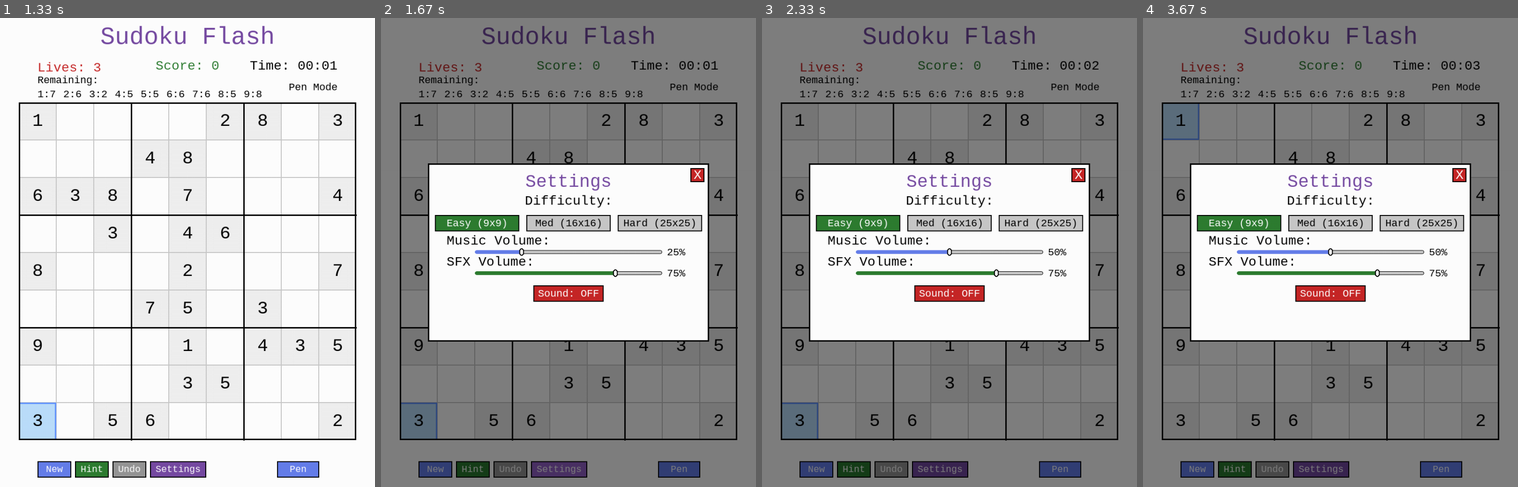
Above: before the commit, frames 1-4 (left to right).
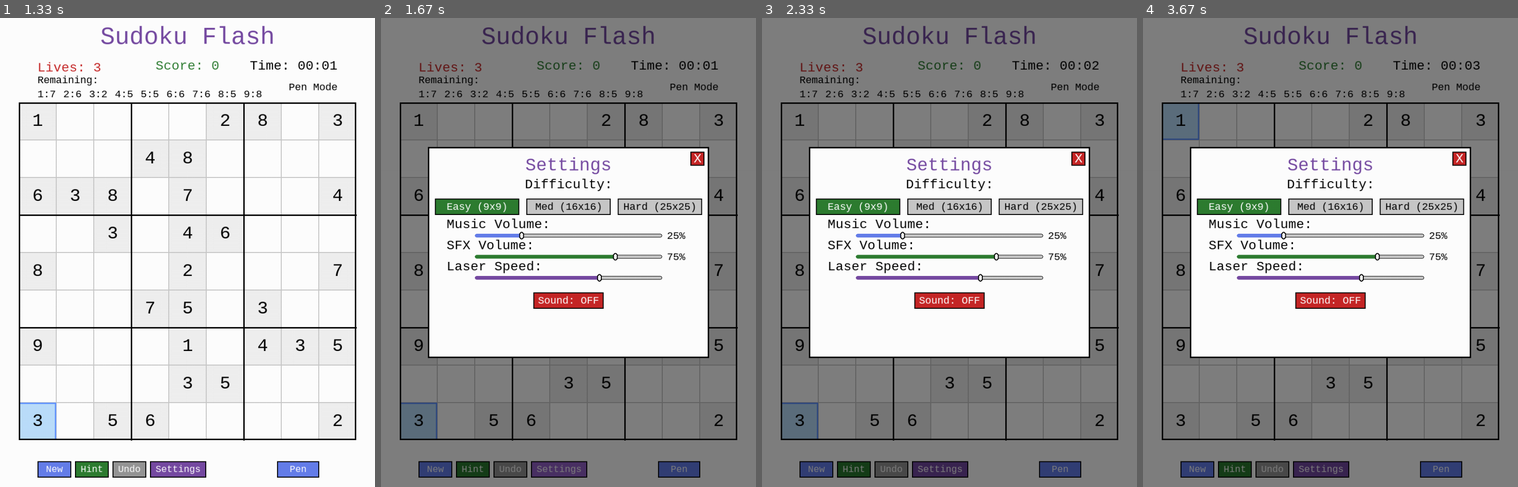
Above: after the commit, the same moments.

Repository: dbdonaldson50/PyGame-Sudoku-Flood
Game: pygame game, started from sudoku_flash.py
Same seed, same stepped clock (60 frames per second), same inputs: the game is played once before the commit and once after it.
Inputs (mouse positions are in pixels of both pictures, inside the frame that each line leads up to):
- Up to frame 1 (1.33 s): click "Easy" at 0.38 s; hold Right 0.67-1.13 s; hold Up from 1.17 s (still down)
- Up to frame 2 (1.67 s): release Up at 1.47 s; click "Settings" at 1.55 s
- Up to frame 3 (2.33 s): click (949, 252) at 2.05 s, where only the run after the commit has a clickable "4"
- Up to frame 4 (3.67 s): hold Right 2.33-2.8 s; hold Left 2.83-3.37 s; hold Down from 3.4 s (still down)

Frame 1 is identical in both runs. In frame 2, 15% of the frame differs, in the area x 12-88%, y 27-73%; in frame 3, 15%; in frame 4, 15%.

Commit message:
Add laser speed control slider to settings menu

Diff:
--- a/src/sudoku_game.py
+++ b/src/sudoku_game.py
@@ -129,6 +129,9 @@
         self.laser_particles = []
         self.laser_source = None
 
+        # Load game settings (animation speed)
+        self.load_game_settings()
+
         # Difficulty settings
         self.difficulty_settings = DIFFICULTY_SETTINGS
 
@@ -234,8 +237,9 @@
         # FIX: Increased modal width and button widths to prevent text overflow - Red Donaldson, March 15, 2026
         # Med (16x16) needs 163px, Hard (25x25) needs 176px, Check Solution needs 202px
         # FIX: Increased modal height to accommodate audio controls - Red Donaldson, March 16, 2026
+        # FIX: Increased modal height to accommodate animation speed slider - Red Donaldson, March 23, 2026
         modal_width = 600  # Increased from 400 to accommodate wider buttons
-        modal_height = 380  # Increased from 300 to fit volume sliders and sound toggle
+        modal_height = 450  # Increased from 380 to fit animation speed slider
         modal_x = (self.WINDOW_WIDTH - modal_width) // 2
         modal_y = (self.WINDOW_HEIGHT - modal_height) // 2
 
@@ -324,10 +328,14 @@
         self.buttons['music_slider'] = pygame.Rect(slider_x, slider_y, slider_width, slider_height)
         self.buttons['sfx_slider'] = pygame.Rect(slider_x, slider_y + 45, slider_width, slider_height)
 
+        # Animation speed slider - positioned below SFX slider
+        # Added by: Red Donaldson, March 23, 2026
+        self.buttons['animation_slider'] = pygame.Rect(slider_x, slider_y + 90, slider_width, slider_height)
+
         # Sound toggle button in settings - positioned below volume sliders
         sound_toggle_width = 150
         sound_toggle_x = modal_x + (modal_width - sound_toggle_width) // 2
-        self.buttons['sound_toggle'] = pygame.Rect(sound_toggle_x, modal_y + 260, sound_toggle_width, 35)
+        self.buttons['sound_toggle'] = pygame.Rect(sound_toggle_x, modal_y + 310, sound_toggle_width, 35)
 
     def update_cell_font(self):
         """Update cell font size based on grid size with proper spacing"""
@@ -357,6 +365,39 @@
         except:
             self.cell_font = pygame.font.SysFont(FONT_FALLBACK, font_size, bold=False, italic=False)
             self.pencil_font = pygame.font.SysFont(FONT_FALLBACK, pencil_size, bold=False, italic=False)
+
+    def load_game_settings(self):
+        """Load game settings (animation speed) from file"""
+        # Added by: Red Donaldson, March 23, 2026
+        import json
+        import os
+        try:
+            settings_file = os.path.join(os.path.dirname(os.path.dirname(__file__)), 'game_settings.json')
+            if os.path.exists(settings_file):
+                with open(settings_file, 'r') as f:
+                    settings = json.load(f)
+                    # Animation speed: 5 (fast) to 20 (slow) frames per cell
+                    self.animation_speed = settings.get('animation_speed', ANIMATION_SPEED)
+                    # Clamp to valid range
+                    self.animation_speed = max(5, min(20, self.animation_speed))
+        except Exception as e:
+            print(f"Warning: Could not load game settings: {e}")
+            self.animation_speed = ANIMATION_SPEED
+
+    def save_game_settings(self):
+        """Save game settings (animation speed) to file"""
+        # Added by: Red Donaldson, March 23, 2026
+        import json
+        import os
+        settings = {
+            'animation_speed': self.animation_speed
+        }
+        try:
+            settings_file = os.path.join(os.path.dirname(os.path.dirname(__file__)), 'game_settings.json')
+            with open(settings_file, 'w') as f:
+                json.dump(settings, f, indent=2)
+        except Exception as e:
+            print(f"Warning: Could not save game settings: {e}")
 
     def new_game(self):
         """Start a new game"""
@@ -1229,6 +1270,18 @@
                     self.audio.set_sfx_volume(volume)
                     # Play a test sound
                     self.audio.play_sound('button')
+                elif self.buttons['animation_slider'].collidepoint(pos):
+                    # Calculate animation speed from click position
+                    # Added by: Red Donaldson, March 23, 2026
+                    slider_rect = self.buttons['animation_slider']
+                    relative_x = pos[0] - slider_rect.x
+                    normalized = relative_x / slider_rect.width
+                    # Invert: left = fast (5), right = slow (20)
+                    self.animation_speed = int(20 - (normalized * 15))
+                    # Clamp to valid range
+                    self.animation_speed = max(5, min(20, self.animation_speed))
+                    self.save_game_settings()
+                    self.audio.play_sound('button')
                 # FIX: Removed 'check' button handler - Red Donaldson, March 15, 2026
                 # Check Solution feature removed as redundant with lives system
                 # Players get instant feedback: wrong = lose life, correct = gain points
--- a/src/ui_renderer.py
+++ b/src/ui_renderer.py
@@ -915,6 +915,36 @@
     sfx_percent_rect = sfx_percent_text.get_rect(midleft=(sfx_slider.right + 10, sfx_slider.centery))
     game.screen.blit(sfx_percent_text, sfx_percent_rect)
 
+    # Animation speed slider
+    # Added by: Red Donaldson, March 23, 2026
+    anim_label_y = modal.top + 255  # Label above slider
+    anim_label = game.medium_font.render("Laser Speed:", True, BLACK)
+    anim_label_rect = anim_label.get_rect(midleft=(modal.left + 40, anim_label_y))
+    game.screen.blit(anim_label, anim_label_rect)
+
+    # Draw slider track
+    anim_slider = game.buttons['animation_slider']
+    pygame.draw.rect(game.screen, GRAY, anim_slider, border_radius=4)
+    pygame.draw.rect(game.screen, BLACK, anim_slider, 1, border_radius=4)
+
+    # Animation speed: 5 (fast) to 20 (slow) frames
+    # Normalize to 0.0-1.0 range (inverted: lower value = faster = left side)
+    anim_normalized = (20 - game.animation_speed) / 15.0  # 20-5=15 range, inverted
+
+    # Draw slider fill
+    anim_fill_width = int(anim_slider.width * anim_normalized)
+    if anim_fill_width > 0:
+        anim_fill_rect = pygame.Rect(anim_slider.x, anim_slider.y, anim_fill_width, anim_slider.height)
+        pygame.draw.rect(game.screen, PURPLE, anim_fill_rect, border_radius=4)
+
+    # Draw slider handle
+    anim_handle_x = anim_slider.x + anim_fill_width
+    anim_handle_rect = pygame.Rect(anim_handle_x - 5, anim_slider.y - 4, 10, anim_slider.height + 8)
+    pygame.draw.rect(game.screen, WHITE, anim_handle_rect, border_radius=5)
+    pygame.draw.rect(game.screen, BLACK, anim_handle_rect, 2, border_radius=5)
+
+    # Speed label (Slow/Medium/Fast)\n    if game.animation_speed <= 7:\n        speed_label = \"Fast\"\n    elif game.animation_speed <= 13:\n        speed_label = \"Medium\"\n    else:\n        speed_label = \"Slow\"\n    speed_text = game.small_font.render(speed_label, True, BLACK)\n    speed_rect = speed_text.get_rect(midleft=(anim_slider.right + 10, anim_slider.centery))\n    game.screen.blit(speed_text, speed_rect)
+
     # FIX: Removed "Check Solution" button - Red Donaldson, March 15, 2026
     # REASON: Redundant with lives system which provides instant feedback.
     # With instant wrong-answer penalties, players already know their status.
